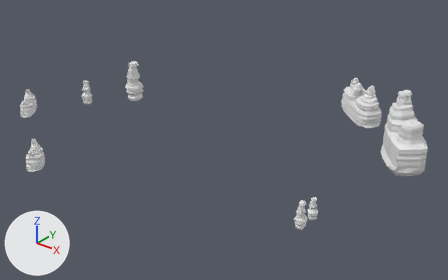
What one commit did to the glTF model src/assets/models/chimneys.gltf.
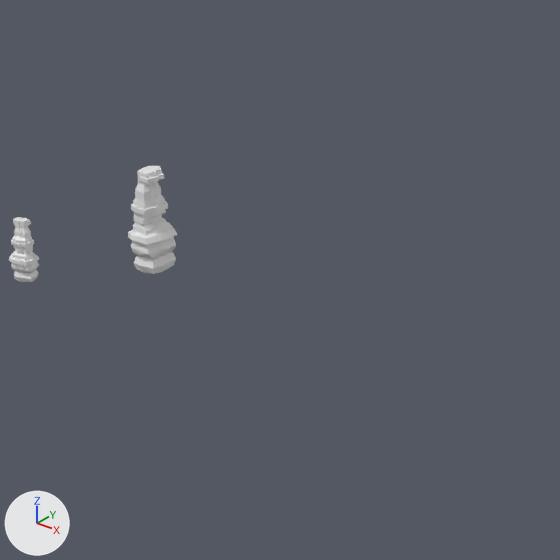
Each version is shown whole from a 50 mm lens placed at (487.0, -476.0, 353.0), pointed at (18.0, 110.0, -11.0), then close up on the part from 17% to 64% of the width and 0% to 74% of the height. Arrows for +X, +Y and +Z are at lower left; the lights stay in place. Where no turn or scale is listed for an object, it has been applied to the vertices.
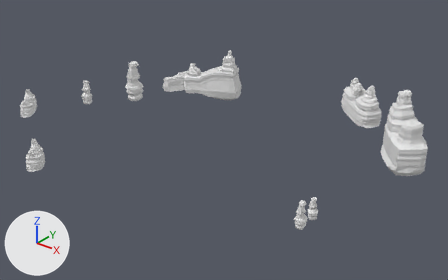
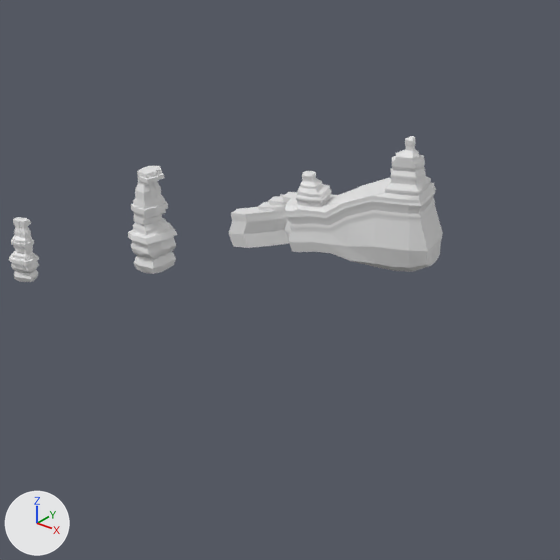
What differs and where, as boxes [x1, y1, x2, y2] in the close-ups (560 x 560 px):
'Cube', added: after [229, 136, 443, 272]

The change in detail:
Mesh me_cube is new.
It has 786 vertices, 1568 faces and spans x -104.2..25.0, y -37.5..21.9, z -18.2..63.5.
Object 'Cube' (ob_cube) is new; it shows me_cube.
Its location is (-77.4, 234.4, 3.1).
